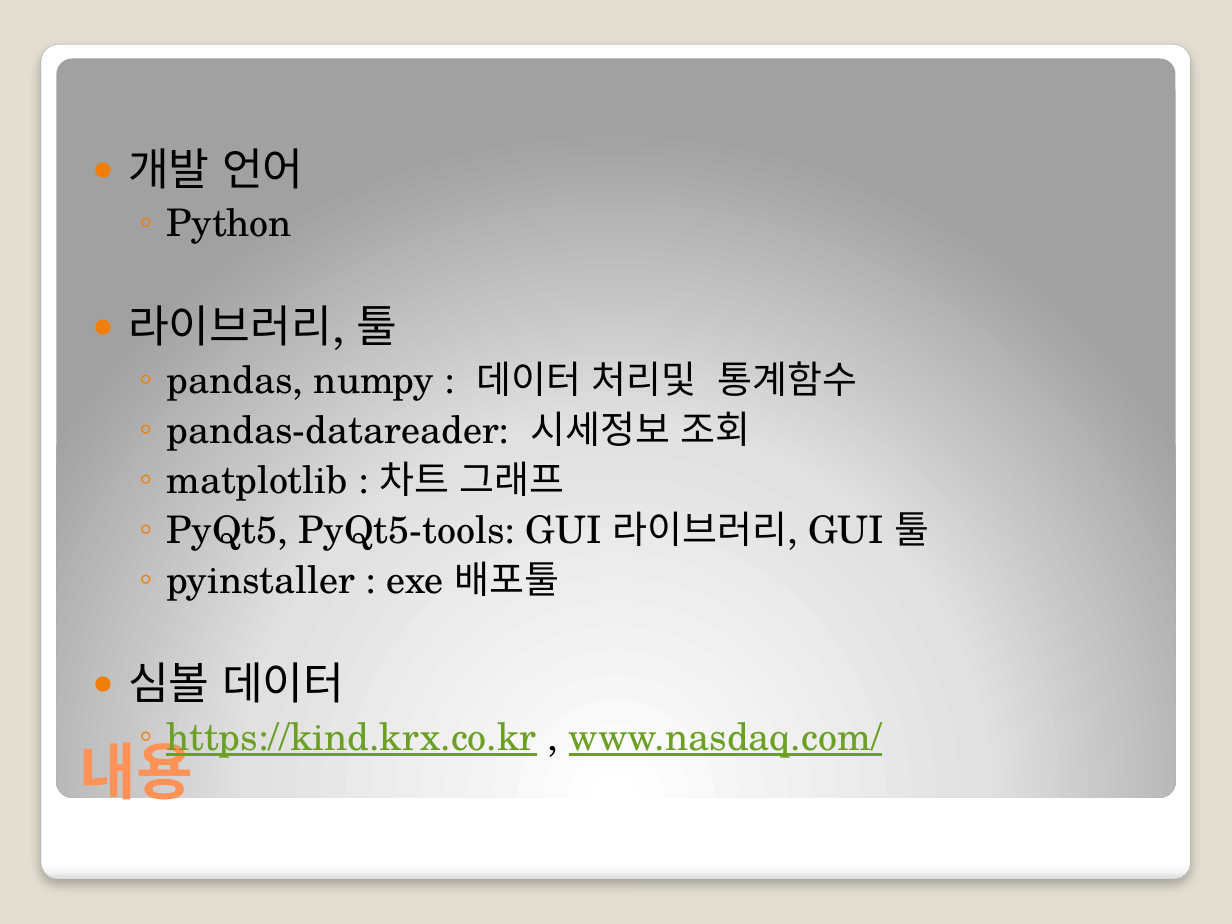
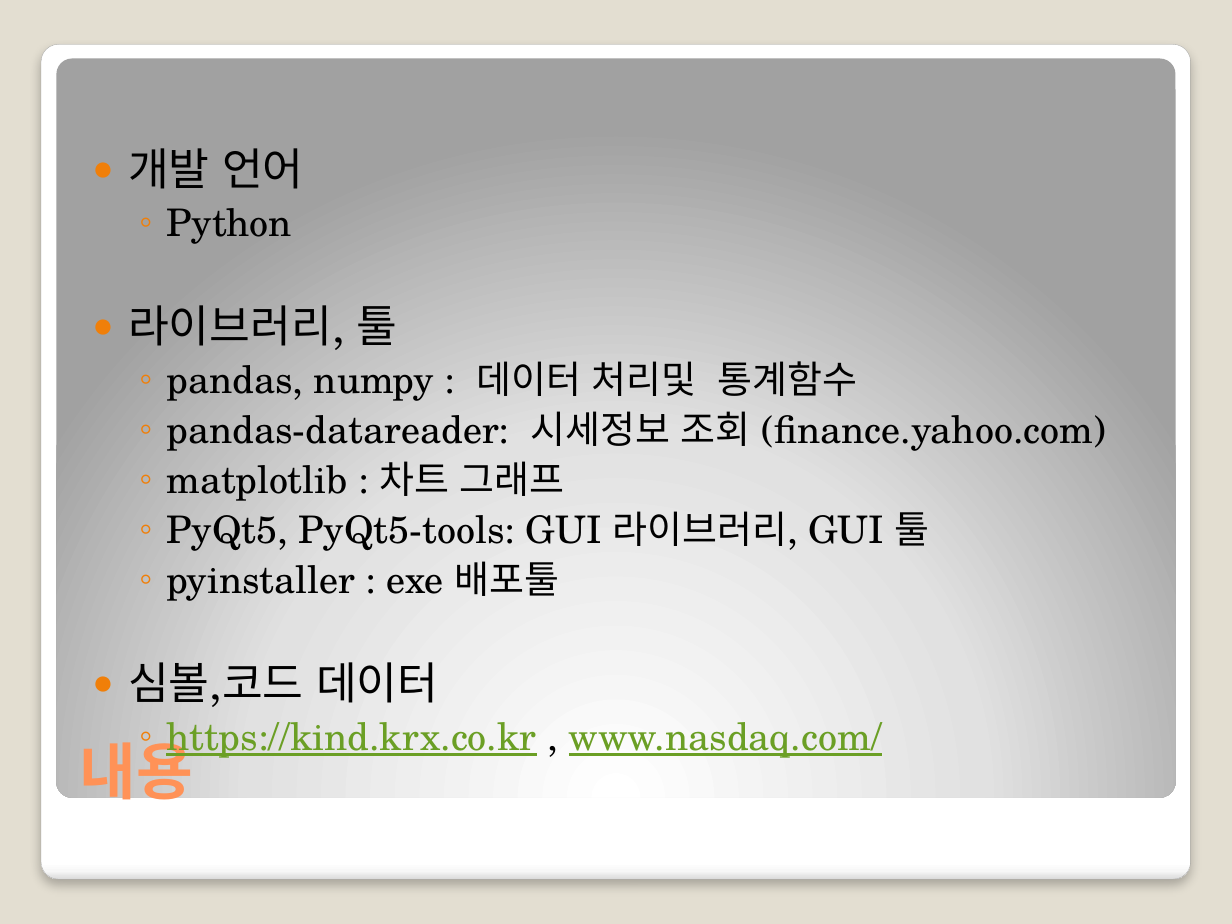
Before and after one commit to nbvc1003/stockAnalyst, a slide deck: slide 4 of 중간프로젝트2차_금융상품 분석툴20191224.pptx. Drawn at 1232x924 pixels with LibreOffice and Linux fonts; fonts in the diff are those of the drawing. Boxes give left, top, right and bottom in pixels: in the first picture for what was removed or moved away, otherwise in the second. Text is boxed around its words. In the diff, an @@ line names an element or a change of style, - is before the commit and + after.

```diff
--- a/중간프로젝트2차_금융상품 분석툴20191224.pptx
+++ b/중간프로젝트2차_금융상품 분석툴20191224.pptx
@@ text at (x1=166, y1=411, x2=1106, y2=451): text changed @@
-  ◦ pandas-datareader: 시세정보 조회
+  ◦ pandas-datareader: 시세정보 조회 (finance.yahoo.com)
@@ text at (x1=128, y1=662, x2=438, y2=707): text changed @@
-● 심볼 데이터
+● 심볼,코드 데이터
```
Also in this commit, not shown: 3 other files.
